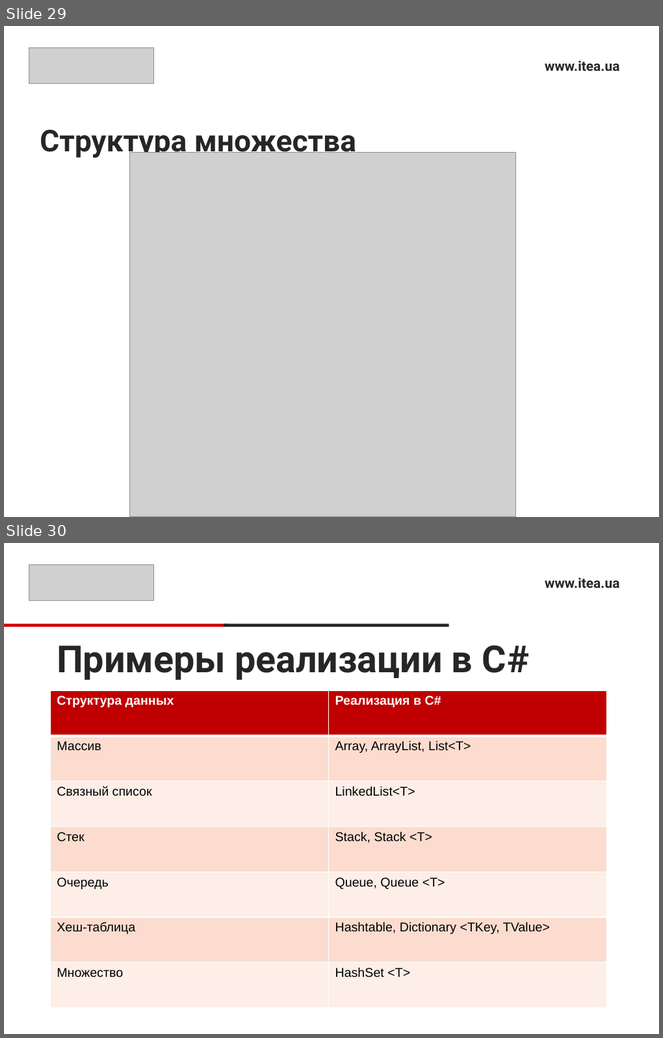
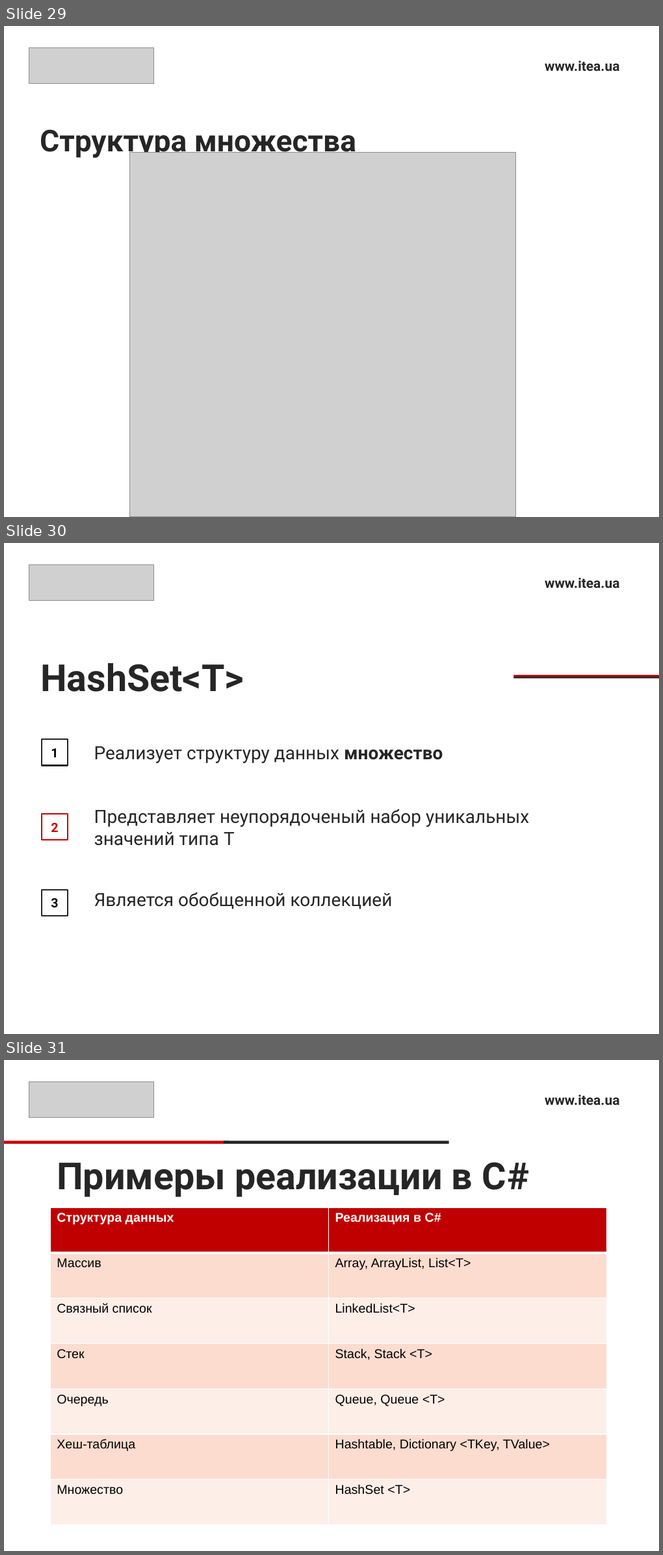
Before and after one commit to RusyaOne/CSharpAdvanced---19.01.2021, a slide deck: 1.Collections/CollectionsPresentation.pptx. Shown one above the other, each under a label of ours: slides 29 and 30 before the commit, slides 29, 30 and 31 after it. The pictures are 663x1038 and 663x1555 pixels, drawn with LibreOffice and Linux fonts; fonts in the diff are those of the drawing; grey boxes stand for pictures. Boxes give left, top, right and bottom in pixels: in the first picture for what was removed or moved away, otherwise in the second. Text is boxed around its words. In the diff, an @@ line names an element or a change of style, - is before the commit and + after.

```diff
--- a/1.Collections/CollectionsPresentation.pptx
+++ b/1.Collections/CollectionsPresentation.pptx
@@ slide 30 added at (4,543,659,1034), background #FFFFFF @@
@@ picture added at (29,564,154,601) @@
@@ text added at (545,577,620,588), 15 pt, text #262626, bold @@
+www.itea.ua
@@ title added at (40,663,244,692), 41 pt, text #262626, bold @@
+HashSet<T>
@@ rectangle added at (514,676,659,678), fill #CC0000 @@
@@ rectangle added at (514,677,659,679), fill #262626 @@
@@ rectangle added at (41,739,68,766), outline #262626 1.5 pt, 14 pt, text #000000, bold @@
+1
@@ text added at (94,746,443,763), 20 pt, text #262626 @@
+Реализует структуру данных множество
@@ rectangle added at (41,814,68,841), outline #CC0000 1.5 pt, 14 pt, text #CC0000, bold @@
+2
@@ text added at (94,809,529,846), 20 pt, text #262626 @@
+Представляет неупорядоченый набор уникальных значений типа T
@@ rectangle added at (41,889,68,916), outline #262626 1.5 pt, 14 pt, text #000000, bold @@
+3
@@ text added at (94,892,393,910), 20 pt, text #262626 @@
+Является обобщенной коллекцией
@@ what was slide 30 is now slide 31 @@
```
Also in this commit, not shown: 5 slides changed.
